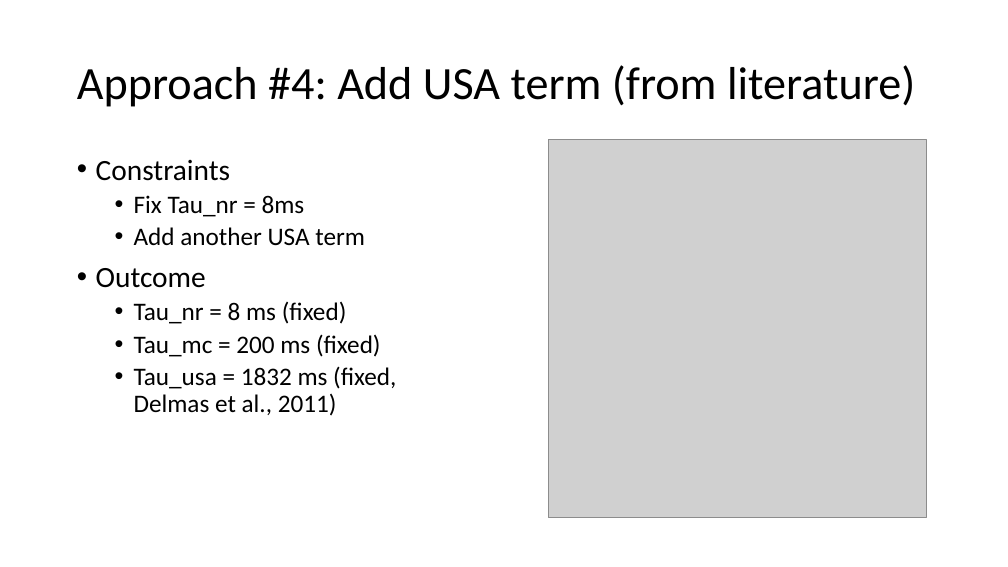
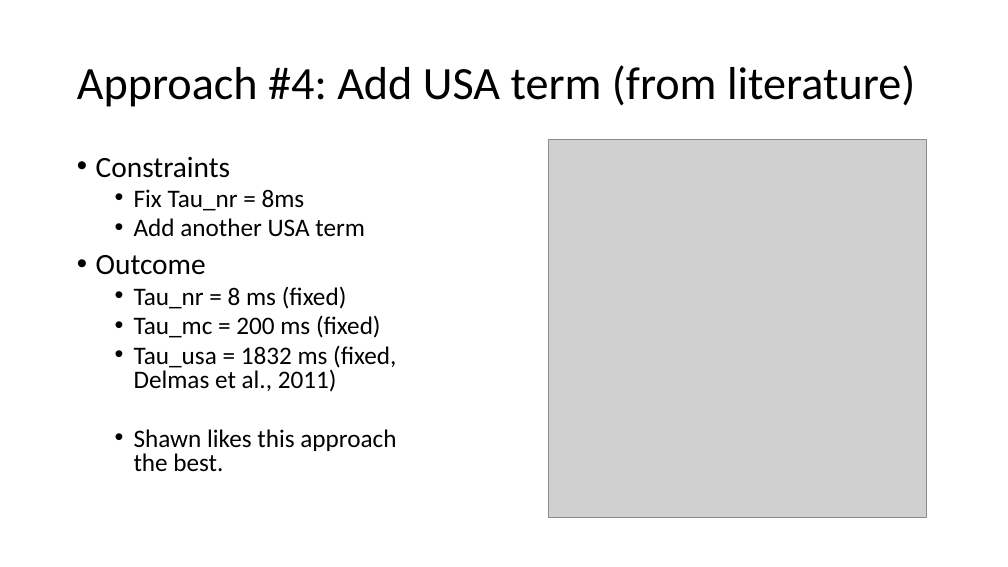
Before and after one commit to yw5aj/PlosCompBiol, a slide deck: slide 4 of notes/Approach_20160220.pptx. Drawn at 1008x567 pixels with LibreOffice and Linux fonts; fonts in the diff are those of the drawing; grey boxes stand for pictures. Boxes give left, top, right and bottom in pixels: in the first picture for what was removed or moved away, otherwise in the second. Text is boxed around its words. In the diff, an @@ line names an element or a change of style, - is before the commit and + after.

```diff
--- a/notes/Approach_20160220.pptx
+++ b/notes/Approach_20160220.pptx
@@ text at (96,157,396,392): line spacing 0.9 to 0.8 @@
@@ text at (134,429,396,472): paragraph added @@
+  • Shawn likes this approach the best.
```
Also in this commit, not shown: 2 other slides changed, 1 other file.
